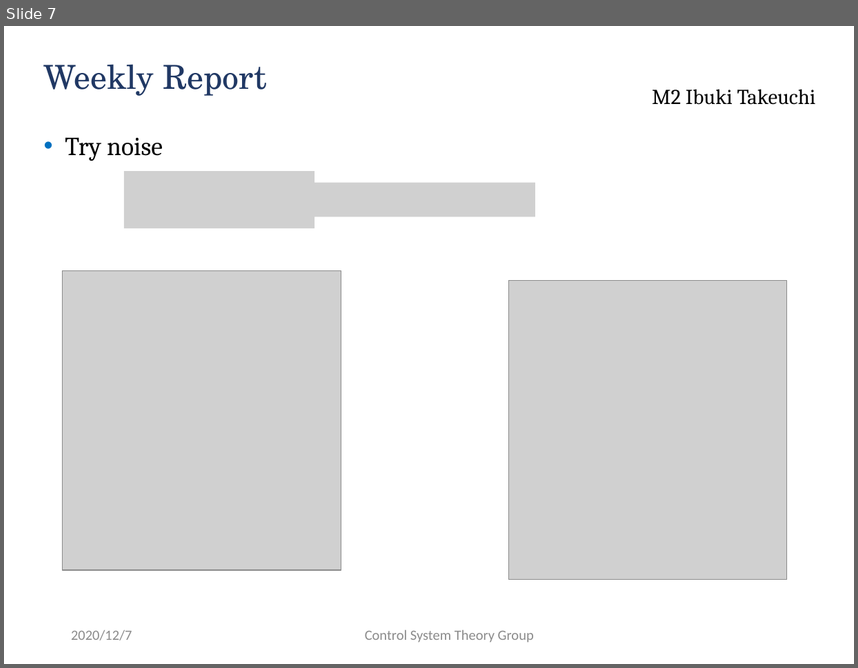
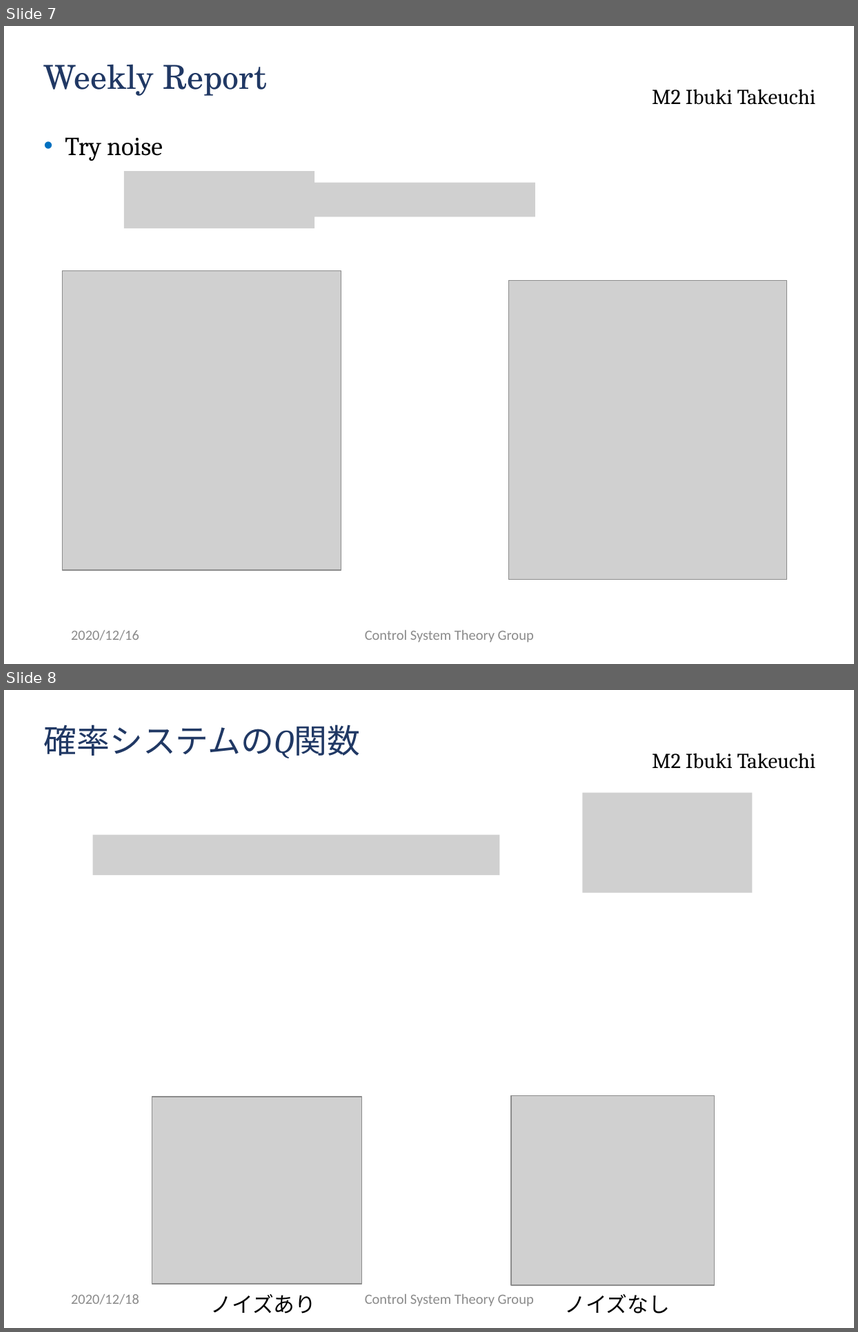
Before and after one commit to ibuki1024/weekly_report, a slide deck: report.pptx. Shown one above the other, each under a label of ours: slide 7 before the commit, slides 7 and 8 after it. The pictures are 858x668 and 858x1332 pixels, drawn with LibreOffice and Linux fonts; fonts in the diff are those of the drawing; grey boxes stand for pictures; background and template pictures are left out. Boxes give left, top, right and bottom in pixels: in the first picture for what was removed or moved away, otherwise in the second. Text is boxed around its words. In the diff, an @@ line names an element or a change of style, - is before the commit and + after.

```diff
--- a/report.pptx
+++ b/report.pptx
@@ slide 8 added at [4,690,854,1328], background #FFFFFF; not listed: 1 template element that a slide beside it also shows @@
@@ title added at [44,724,361,758], 28 pt, text #203864 @@
+確率システムのQ関数
@@ picture added at [583,793,753,893] @@
@@ picture added at [92,834,499,876] @@
@@ picture added at [152,1096,362,1283] @@
@@ picture added at [512,1096,715,1285] @@
@@ text added at [71,1294,139,1304], 12 pt, text #8C8C8C @@
+2020/12/18
@@ text added at [210,1294,316,1313], 18 pt, text #000000 @@
+ノイズあり
@@ text added at [365,1294,534,1305], 12 pt, text #8C8C8C @@
+Control System Theory Group
@@ text added at [564,1294,670,1313], 18 pt, text #000000 @@
+ノイズなし
@@ slide 7 changed as well @@
@@ text at [71,630,139,640]: text changed @@
-2020/12/7
+2020/12/16
```
Also in this commit, not shown: 6 other slides changed, 3 other slides added.
